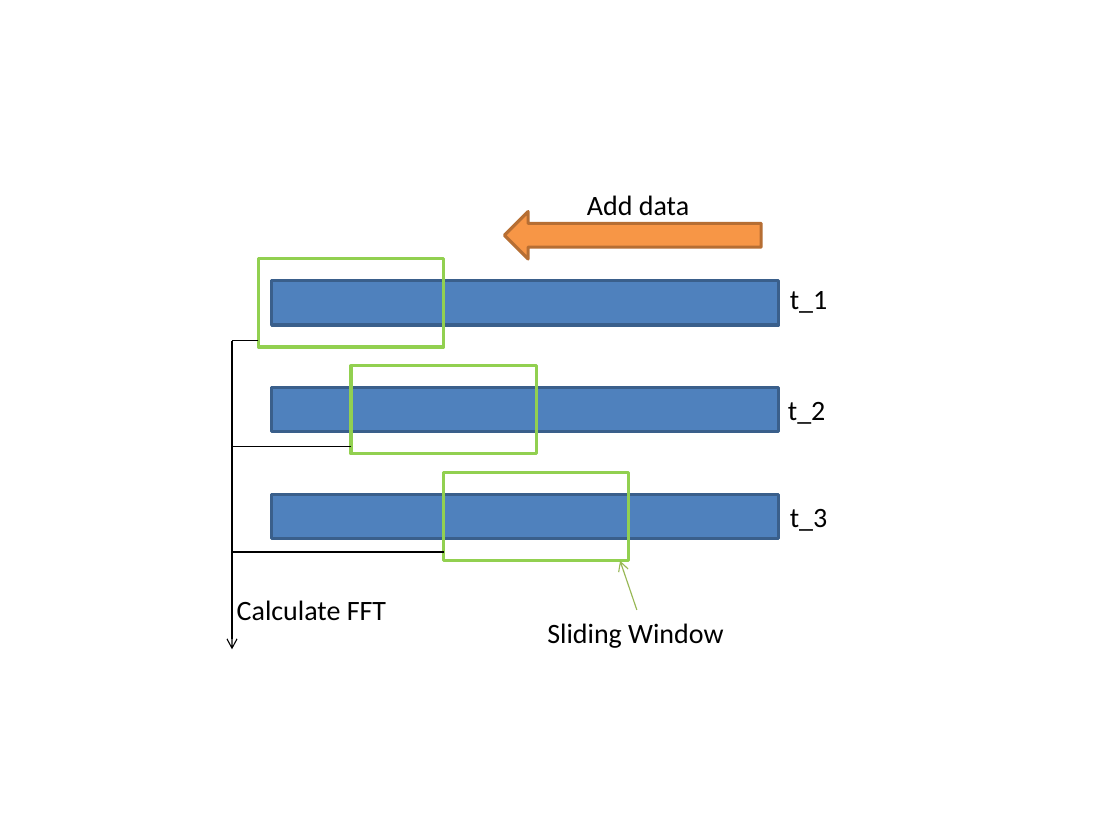
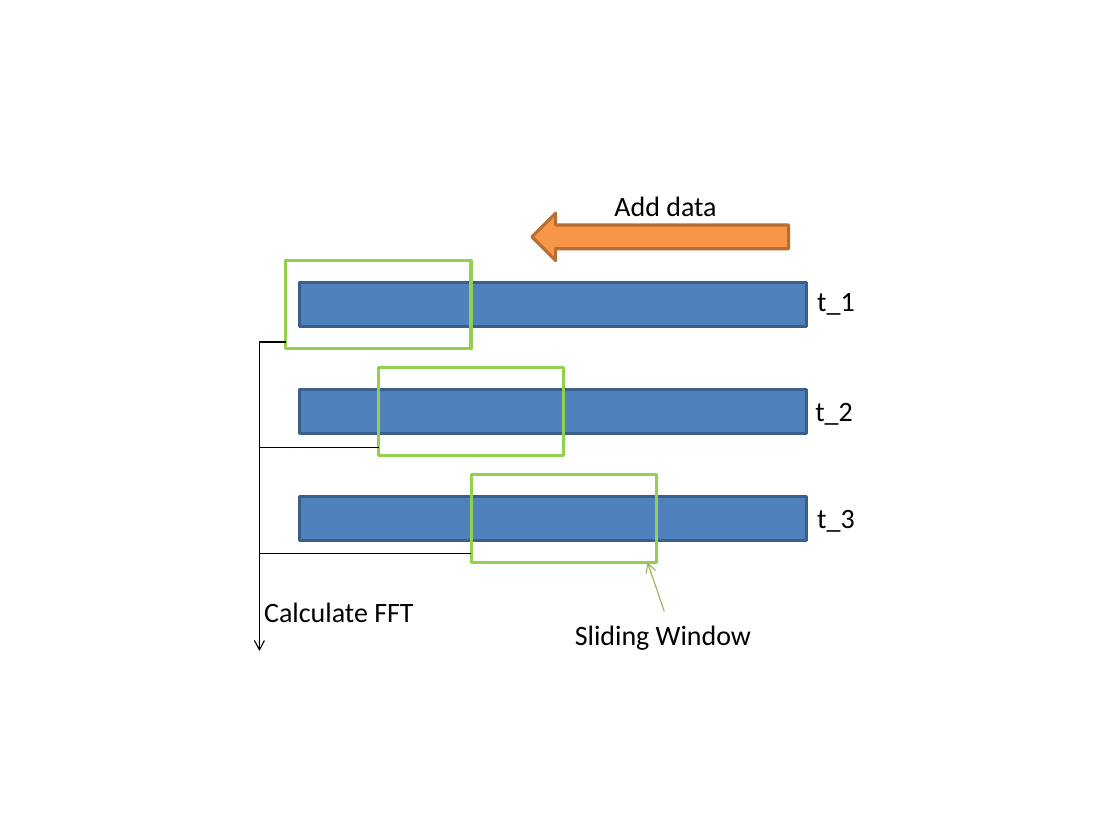
Before and after one commit to UbiquitousComputingSS14/Documentation, a slide deck: slide 30 of res/HeartRateMonitor.pptx. Drawn at 1120x840 pixels with LibreOffice and Linux fonts; fonts in the diff are those of the drawing. Boxes give left, top, right and bottom in pixels: in the first picture for what was removed or moved away, otherwise in the second. Text is boxed around its words. In the diff, an @@ line names an element or a change of style, - is before the commit and + after.

```diff
--- a/res/HeartRateMonitor.pptx
+++ b/res/HeartRateMonitor.pptx
@@ text "Add data": place and size @@
-text "Add data" at (587,195,689,216)
+text "Add data" at (614,196,716,217)
@@ 3 lines, 2 texts, 2 rectangles, 1 left arrow: place and size @@
-3 lines, 2 texts, 2 rectangles, 1 left arrow at (232,212,827,561)
+3 lines, 2 texts, 2 rectangles, 1 left arrow at (260,213,854,562)
@@ arrow moved from (232, 340) - (232, 650) to (260, 343) - (260, 651) @@
@@ text "t_2": place and size @@
-text "t_2" at (788,402,825,424)
+text "t_2" at (815,403,852,425)
@@ 4 rectangles, 2 texts, 1 arrow: place and size @@
-4 rectangles, 2 texts, 1 arrow at (237,259,780,648)
+4 rectangles, 2 texts, 1 arrow at (264,261,806,650)
```
Also in this commit, not shown: 2 other slides changed, 5 other files.
